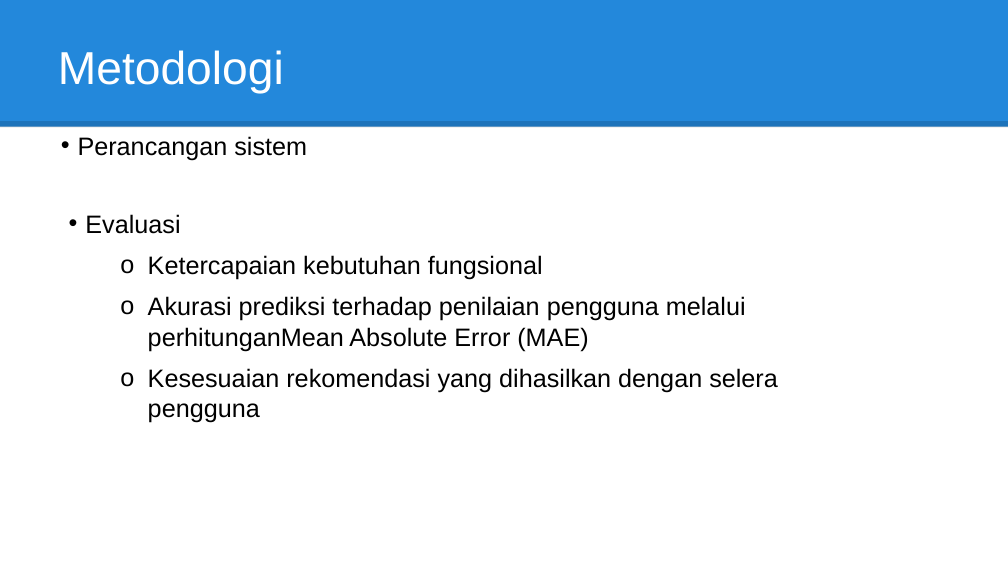
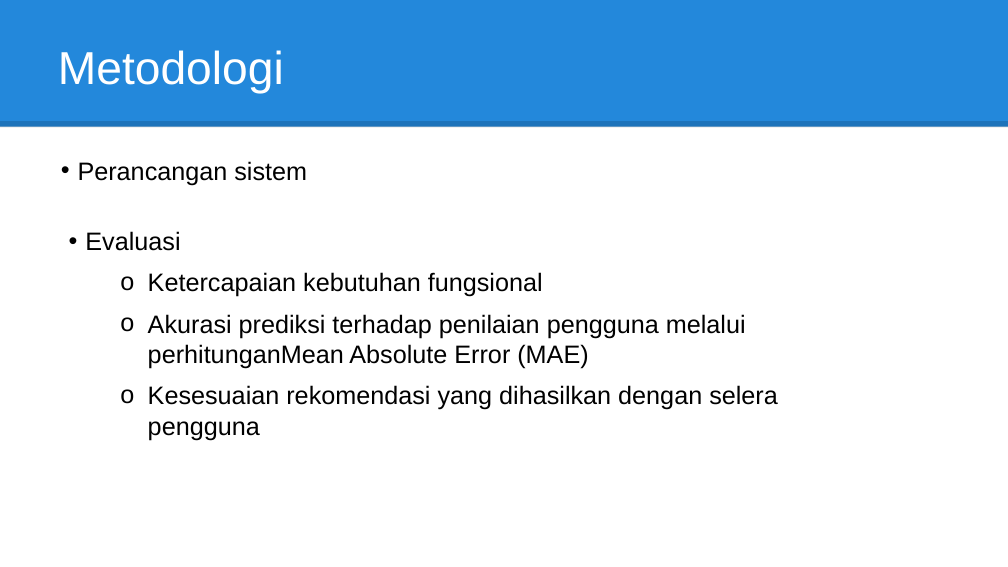
Before and after one commit to nicolasruslim/TA_document, a slide deck: slide 57 of DailyNeeds.co.id/LAPORAN/SIDANG/DOKUMEN/Sidang TA 18211031 Nicolas Novian Ruslim v2.pptx (slide 14 before the commit). Drawn at 1008x567 pixels with LibreOffice and Linux fonts; fonts in the diff are those of the drawing. Boxes give left, top, right and bottom in pixels: in the first picture for what was removed or moved away, otherwise in the second. Text is boxed around its words. In the diff, an @@ line names an element or a change of style, - is before the commit and + after.

```diff
--- a/DailyNeeds.co.id/LAPORAN/SIDANG/DOKUMEN/Sidang TA 18211031 Nicolas Novian Ruslim v2.pptx
+++ b/DailyNeeds.co.id/LAPORAN/SIDANG/DOKUMEN/Sidang TA 18211031 Nicolas Novian Ruslim v2.pptx
@@ text "Perancangan sistem" moved from (x1=78, y1=136, x2=307, y2=161) to (x1=78, y1=161, x2=307, y2=185) @@
@@ text "Evaluasi" moved from (x1=85, y1=214, x2=778, y2=423) to (x1=85, y1=231, x2=778, y2=440) @@
```
Also in this commit, not shown: 9 other slides changed, 4 slides added, 10 other files.
